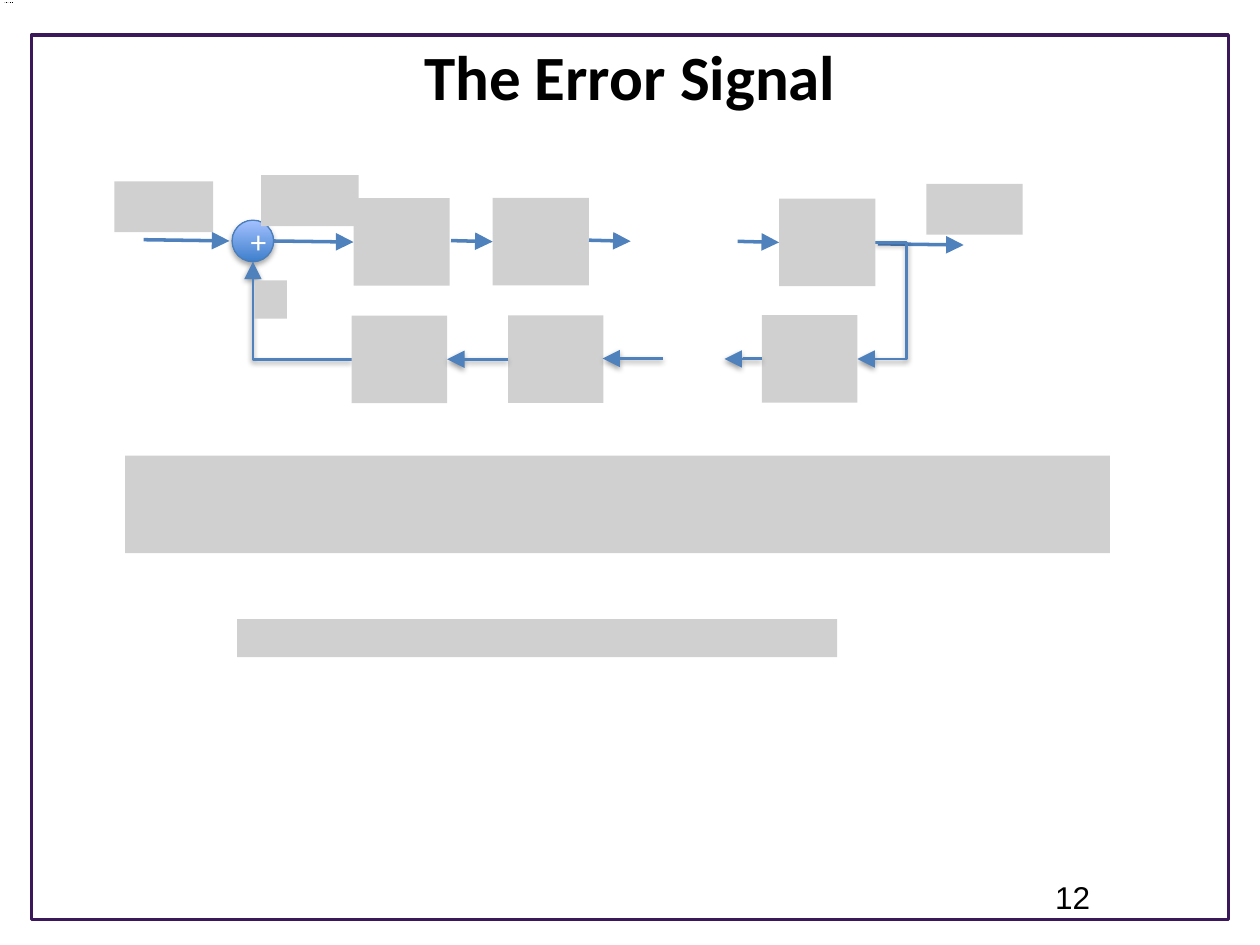
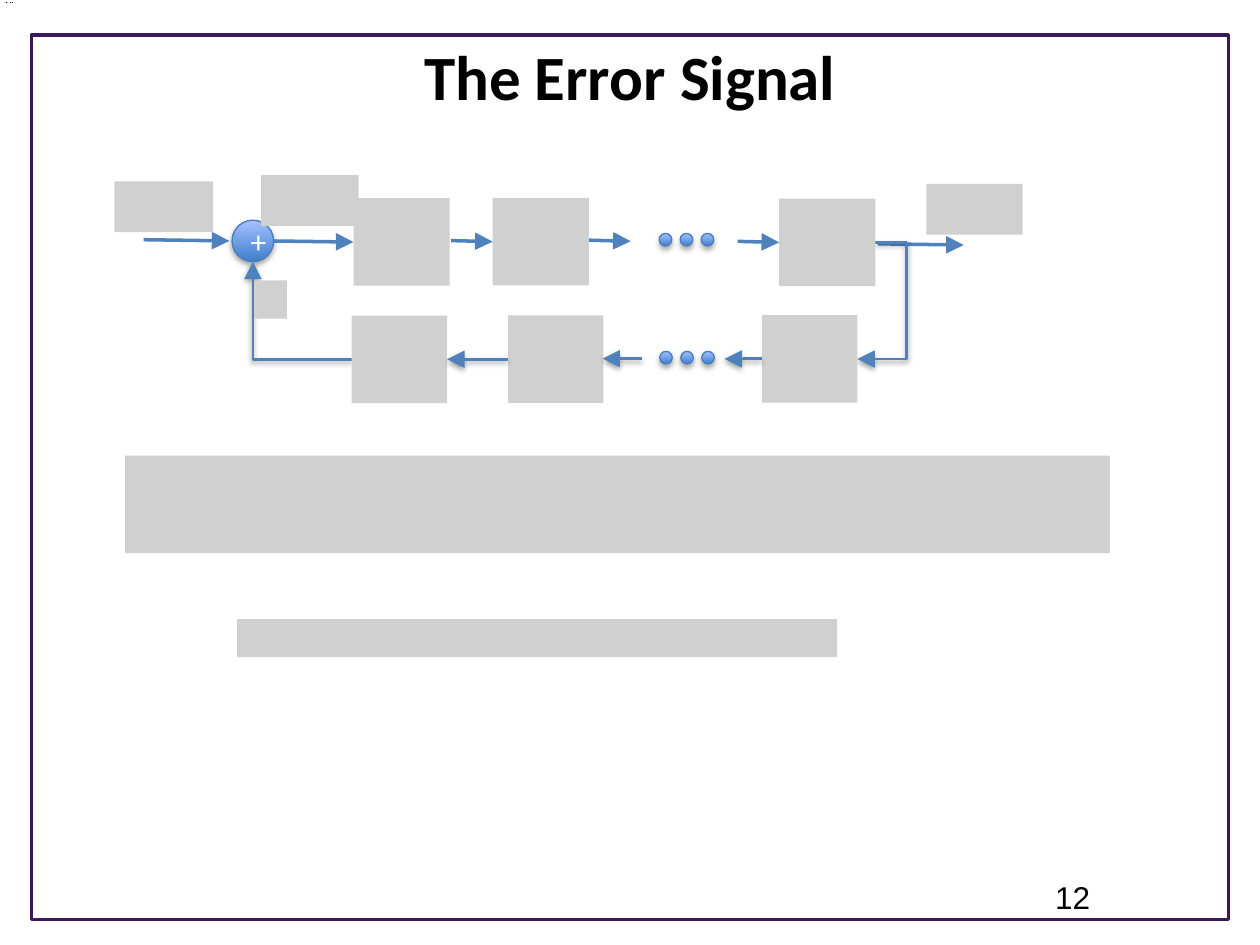
Before and after one commit to joseph-hellerstein/advanced-controls-lectures, a slide deck: slide 12 of Lecture_13-Building-Systems-From-Other-Systems/Building-Systems-From-Other-Systems.pptx. Drawn at 1260x945 pixels with LibreOffice and Linux fonts; fonts in the diff are those of the drawing; grey boxes stand for pictures; background and template pictures are left out. Boxes give left, top, right and bottom in pixels: in the first picture for what was removed or moved away, otherwise in the second. Text is boxed around its words. In the diff, an @@ line names an element or a change of style, - is before the commit and + after.

```diff
--- a/Lecture_13-Building-Systems-From-Other-Systems/Building-Systems-From-Other-Systems.pptx
+++ b/Lecture_13-Building-Systems-From-Other-Systems/Building-Systems-From-Other-Systems.pptx
@@ ellipse added at [659,233,672,246], fill gradient #3F80CE to #A4C4FF, outline #4B7EBC 0.75 pt @@
@@ ellipse added at [680,233,693,246], fill gradient #3F80CE to #A4C4FF, outline #4B7EBC 0.75 pt @@
@@ ellipse added at [702,233,714,246], fill gradient #3F80CE to #A4C4FF, outline #4B7EBC 0.75 pt @@
@@ elbow arrow moved from (663, 359) - (602, 359) to (643, 359) - (602, 359) @@
@@ ellipse added at [660,352,673,364], fill gradient #3F80CE to #A4C4FF, outline #4B7EBC 0.75 pt @@
@@ ellipse added at [680,352,693,364], fill gradient #3F80CE to #A4C4FF, outline #4B7EBC 0.75 pt @@
@@ ellipse added at [702,352,714,364], fill gradient #3F80CE to #A4C4FF, outline #4B7EBC 0.75 pt @@
```
Also in this commit, not shown: 1 other slide changed, 1 other file.
